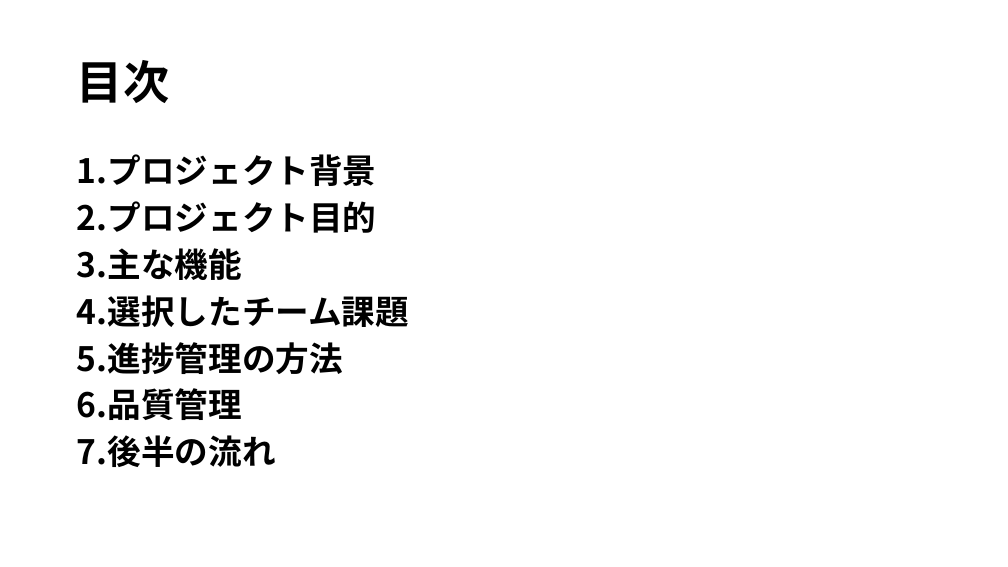
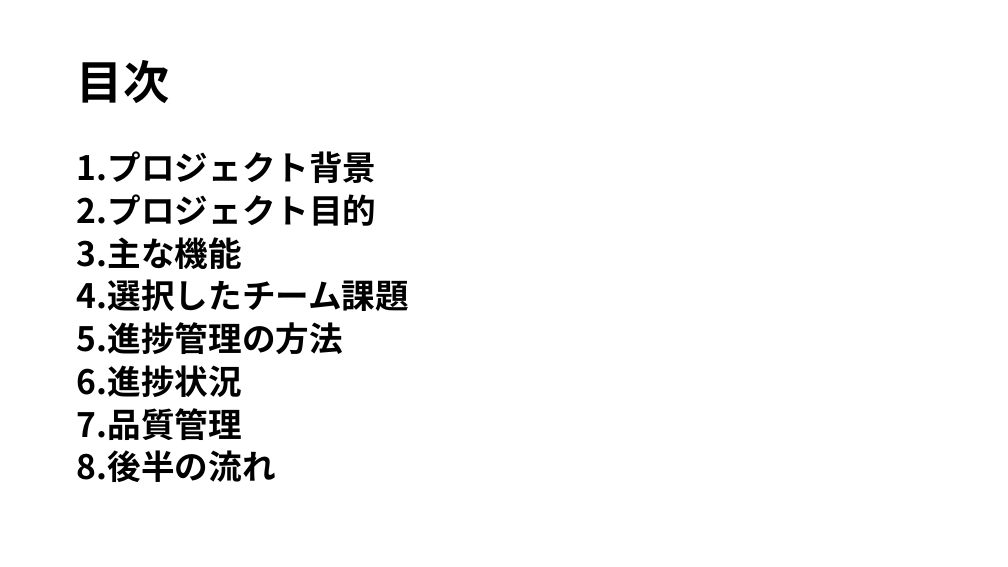
Before and after one commit to kazukiyoshida96/PM-, a slide deck: slide 2 of ＰＭ学科専用2.pptx. Drawn at 1008x567 pixels with LibreOffice and Linux fonts; fonts in the diff are those of the drawing. Boxes give left, top, right and bottom in pixels: in the first picture for what was removed or moved away, otherwise in the second. Text is boxed around its words. In the diff, an @@ line names an element or a change of style, - is before the commit and + after.

```diff
--- a/ＰＭ学科専用2.pptx
+++ b/ＰＭ学科専用2.pptx
@@ text at [77,151,409,354]: line spacing 0.9 to 0.8 @@
@@ text at [77,365,276,482]: text changed @@
-6.品質管理
-7.後半の流れ
+6.進捗状況
+7.品質管理
+8.後半の流れ
```
Also in this commit, not shown: 4 other slides changed, 2 slides added.
